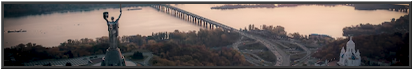
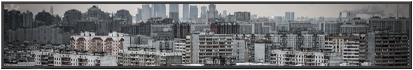
Revision of a layered (413, 70) image; what changed, layer by layer:
added layer "Шар 5" above "Шар 4" over [4, 4, 409, 69]
hid "Шар 4" over [4, 4, 409, 69]
hid "Шар 3" over [4, 4, 409, 69]
